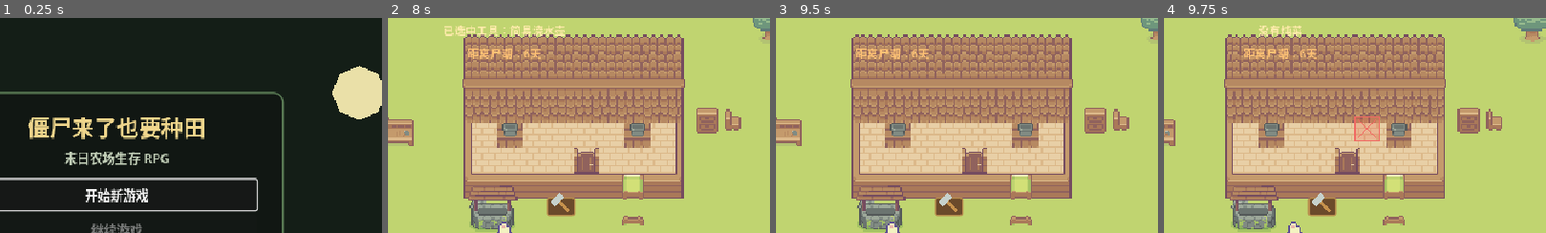
Above: before the commit, frames 1-4 (left to right).
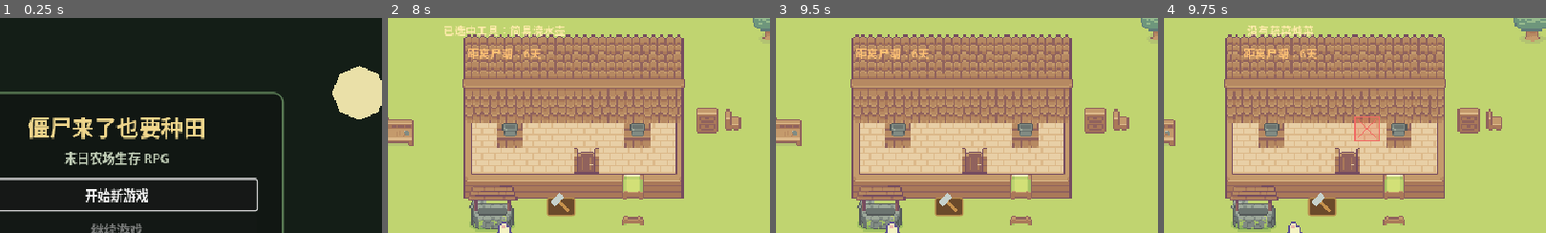
Above: after the commit, the same moments.

Repository: fanfanhappy/zombie-farm-survival
Game: Godot game, scene res://scenes/ui/main_menu.tscn
Same seed, same stepped clock (60 frames per second), same inputs: the game is played once before the commit and once after it.
Inputs (mouse positions are % of the whole screen's width and height, from its top left):
- Up to frame 1 (0.25 s): no input
- Up to frame 2 (8 s): click "开始新游戏" at 0.5 s; move the mouse to (72, 45) at 1.27 s; hold D (move_right) 1.28-2 s; hold R (use_bandage) 1.28-2 s; click (72, 45) at 1.42 s; drag from (30, 55) to (45, 70) at 2.02 s; click "×1" at 2.75 s; click "×1" at 3.5 s; click "×1" at 4.25 s; click "×1" at 5 s; click "×0" at 5.75 s; click "×0" at 6.5 s; click "×0" at 7.25 s
- Up to frame 3 (9.5 s): click "×0" at 8 s; click "×0" at 8.75 s
- Up to frame 4 (9.75 s): move the mouse to (60, 28) at 9.52 s; hold D (move_right) from 9.53 s (still down); hold F (eat_food) from 9.53 s (still down)
The pictures show only the part of the screen within x 35-85%, y 2-52%; the shares and areas given below are measured in that part.

Frames 1-3 are identical in both runs. In frame 4, 0.3% of the frame differs, in the area x 21-39%, y 3-9%.

Commit message:
拆分物品使用系统并资源化消耗效果

Diff:
--- a/resources/items/definitions/bandage.tres
+++ b/resources/items/definitions/bandage.tres
@@ -2,10 +2,16 @@
 
 [ext_resource type="Script" uid="uid://rwmy0edlk2yl" path="res://scripts/data/item_definition.gd" id="1_script"]
 [ext_resource type="Texture2D" uid="uid://bw51huis7ikkc" path="res://assets/art/ui/icons/item_general_icons.png" id="2_atlas"]
+[ext_resource type="Script" path="res://scripts/data/consumable_effect_definition.gd" id="3_effect"]
 
 [sub_resource type="AtlasTexture" id="AtlasTexture_icon"]
 atlas = ExtResource("2_atlas")
 region = Rect2(48, 32, 16, 16)
+
+[sub_resource type="Resource" id="ConsumableEffect"]
+script = ExtResource("3_effect")
+health_restore = 35.0
+use_message = "使用绷带，恢复35点生命"
 
 [resource]
 script = ExtResource("1_script")
@@ -17,3 +23,4 @@
 stack_limit = 20
 usable = true
 sort_order = 50
+consumable_effect = SubResource("ConsumableEffect")
--- a/resources/items/definitions/meal.tres
+++ b/resources/items/definitions/meal.tres
@@ -2,10 +2,19 @@
 
 [ext_resource type="Script" uid="uid://rwmy0edlk2yl" path="res://scripts/data/item_definition.gd" id="1_script"]
 [ext_resource type="Texture2D" uid="uid://coqcjmov4ismd" path="res://assets/art/ui/icons/item_food_icons.png" id="2_atlas"]
+[ext_resource type="Script" path="res://scripts/data/consumable_effect_definition.gd" id="3_effect"]
 
 [sub_resource type="AtlasTexture" id="AtlasTexture_icon"]
 atlas = ExtResource("2_atlas")
 region = Rect2(16, 0, 16, 16)
+
+[sub_resource type="Resource" id="ConsumableEffect"]
+script = ExtResource("3_effect")
+health_restore = 20.0
+stamina_restore = 45.0
+hunger_restore = 60.0
+well_fed_duration = 60.0
+use_message = "吃下炖菜：饥饿+60，60秒内攻击+20%、体力恢复+35%"
 
 [resource]
 script = ExtResource("1_script")
@@ -17,3 +26,4 @@
 stack_limit = 10
 usable = true
 sort_order = 51
+consumable_effect = SubResource("ConsumableEffect")
--- a/resources/items/definitions/potato.tres
+++ b/resources/items/definitions/potato.tres
@@ -2,10 +2,16 @@
 
 [ext_resource type="Script" uid="uid://rwmy0edlk2yl" path="res://scripts/data/item_definition.gd" id="1_script"]
 [ext_resource type="Texture2D" uid="uid://sn3rpsmtu58l" path="res://assets/art/ui/icons/item_farming_icons.png" id="2_atlas"]
+[ext_resource type="Script" path="res://scripts/data/consumable_effect_definition.gd" id="3_effect"]
 
 [sub_resource type="AtlasTexture" id="AtlasTexture_icon"]
 atlas = ExtResource("2_atlas")
 region = Rect2(16, 48, 16, 16)
+
+[sub_resource type="Resource" id="ConsumableEffect"]
+script = ExtResource("3_effect")
+hunger_restore = 18.0
+use_message = "吃下土豆，恢复18点饥饿"
 
 [resource]
 script = ExtResource("1_script")
@@ -17,3 +23,4 @@
 stack_limit = 50
 usable = true
 sort_order = 30
+consumable_effect = SubResource("ConsumableEffect")
--- a/scripts/core/game_controller.gd
+++ b/scripts/core/game_controller.gd
@@ -57,6 +57,7 @@
 var watering_can_water := WATERING_CAN_CAPACITY
 var persistence := GamePersistence.new()
 var targeting := WorldTargetingService.new()
+var item_use_system := ItemUseSystem.new()
 
 
 func _ready() -> void:
@@ -501,29 +502,19 @@
 
 
 func apply_recipe_effect(effect: Dictionary) -> void:
-	if effect.has("equip_weapon"):
-		var item_id := str(effect["equip_weapon"])
-		var item_data := inventory.get_item_data(item_id)
-		player.equip_weapon(item_id, item_data.get("name", item_id), float(effect.get("attack_damage", item_data.get("attack_damage", 25.0))))
+	item_use_system.apply_recipe_effect(self, effect)
 
 
 func _use_bandage() -> void:
-	if player.health >= player.max_health: show_message("生命值已经满了"); return
-	if not spend_resource("bandage", 1): show_message("没有绷带"); return
-	player.heal(35.0); show_message("使用绷带，恢复35点生命")
+	item_use_system.use_consumable(self, "bandage")
 
 
 func _eat_meal() -> void:
-	if not spend_resource("meal", 1): show_message("没有炖菜"); return
-	player.heal(20.0); player.restore_stamina(45.0); player.restore_hunger(60.0); player.apply_well_fed(60.0)
-	show_message("吃下炖菜：饥饿+60，60秒内攻击+20%、体力恢复+35%")
+	item_use_system.use_consumable(self, "meal")
 
 
 func _eat_potato() -> void:
-	if player.hunger >= player.max_hunger: show_message("现在还不饿"); return
-	if not spend_resource("potato", 1): show_message("没有土豆"); return
-	player.restore_hunger(18.0)
-	show_message("吃下土豆，恢复18点饥饿")
+	item_use_system.use_consumable(self, "potato")
 
 
 func save_game() -> void:
@@ -593,26 +584,7 @@
 
 
 func _on_inventory_item_use_requested(item_id: String) -> void:
-	var item_data := inventory.get_item_data(item_id)
-	if item_data.get("category", "") == "placeable":
-		if inventory_ui.is_backpack_open(): inventory_ui.close_backpack()
-		placement_system.begin_placement(item_id)
-	elif item_data.get("category", "") == "weapon":
-		player.equip_weapon(item_id, item_data.get("name", item_id), float(item_data.get("attack_damage", 25.0)))
-		show_message("已装备：%s" % item_data.get("name", item_id))
-	elif item_data.get("category", "") == "seed":
-		show_message("已选中：%s，靠近开垦后的农田按E播种" % item_data.get("name", item_id))
-	elif item_data.get("category", "") == "tool":
-		if get_selected_hotbar_item_id() == item_id:
-			show_message("已选中工具：%s" % item_data.get("name", item_id))
-		else:
-			show_message("请先把%s拖入快捷栏" % item_data.get("name", item_id))
-	else:
-		match item_id:
-			"bandage": _use_bandage()
-			"meal": _eat_meal()
-			"potato": _eat_potato()
-			_: show_message("这个物品目前不能直接使用")
+	item_use_system.handle_item_use(self, item_id)
 	inventory_ui.refresh()
 
 
--- /dev/null
+++ b/scripts/data/consumable_effect_definition.gd
@@ -0,0 +1,9 @@
+class_name ConsumableEffectDefinition
+extends Resource
+
+@export_range(0.0, 10000.0, 1.0) var health_restore := 0.0
+@export_range(0.0, 10000.0, 1.0) var stamina_restore := 0.0
+@export_range(0.0, 10000.0, 1.0) var hunger_restore := 0.0
+@export_range(0.0, 10000.0, 1.0) var thirst_restore := 0.0
+@export_range(0.0, 3600.0, 1.0) var well_fed_duration := 0.0
+@export_multiline var use_message := "物品已使用"
--- a/scripts/data/item_definition.gd
+++ b/scripts/data/item_definition.gd
@@ -18,6 +18,7 @@
 @export var placement_type: StringName
 @export var crop_id: StringName
 @export var attack_damage := 0.0
+@export var consumable_effect: ConsumableEffectDefinition
 
 
 func to_dictionary() -> Dictionary:
--- /dev/null
+++ b/scripts/systems/items/item_use_system.gd
@@ -0,0 +1,50 @@
+class_name ItemUseSystem
+extends RefCounted
+
+
+func handle_item_use(game: Node, item_id: String) -> void:
+	var item_data: Dictionary = game.inventory.get_item_data(item_id)
+	match str(item_data.get("category", "")):
+		"placeable":
+			if game.inventory_ui.is_backpack_open(): game.inventory_ui.close_backpack()
+			game.placement_system.begin_placement(item_id)
+		"weapon":
+			game.player.equip_weapon(item_id, item_data.get("name", item_id), float(item_data.get("attack_damage", 25.0)))
+			game.show_message("已装备：%s" % item_data.get("name", item_id))
+		"seed": game.show_message("已选中：%s，靠近开垦后的农田进行播种" % item_data.get("name", item_id))
+		"tool":
+			var message := "已选中工具：%s" if game.get_selected_hotbar_item_id() == item_id else "请先把%s拖入快捷栏"
+			game.show_message(message % item_data.get("name", item_id))
+		"consumable", "ingredient": use_consumable(game, item_id)
+		_: game.show_message("这个物品目前不能直接使用")
+
+
+func use_consumable(game: Node, item_id: String) -> bool:
+	var definition: ItemDefinition = game.inventory.item_database.get_definition(item_id)
+	var effect: ConsumableEffectDefinition = definition.consumable_effect if definition != null else null
+	if effect == null:
+		game.show_message("这个物品没有配置使用效果")
+		return false
+	if effect.health_restore > 0.0 and game.player.health >= game.player.max_health and effect.hunger_restore <= 0.0 and effect.stamina_restore <= 0.0:
+		game.show_message("生命值已经满了")
+		return false
+	if effect.hunger_restore > 0.0 and game.player.hunger >= game.player.max_hunger and effect.health_restore <= 0.0 and effect.stamina_restore <= 0.0:
+		game.show_message("现在还不饿")
+		return false
+	if not game.spend_resource(item_id, 1):
+		game.show_message("没有%s" % game.inventory.get_display_name(item_id))
+		return false
+	if effect.health_restore > 0.0: game.player.heal(effect.health_restore)
+	if effect.stamina_restore > 0.0: game.player.restore_stamina(effect.stamina_restore)
+	if effect.hunger_restore > 0.0: game.player.restore_hunger(effect.hunger_restore)
+	if effect.thirst_restore > 0.0: game.player.restore_thirst(effect.thirst_restore)
+	if effect.well_fed_duration > 0.0: game.player.apply_well_fed(effect.well_fed_duration)
+	game.show_message(effect.use_message)
+	return true
+
+
+func apply_recipe_effect(game: Node, effect: Dictionary) -> void:
+	if not effect.has("equip_weapon"): return
+	var item_id := str(effect["equip_weapon"])
+	var item_data: Dictionary = game.inventory.get_item_data(item_id)
+	game.player.equip_weapon(item_id, item_data.get("name", item_id), float(effect.get("attack_damage", item_data.get("attack_damage", 25.0))))
Not shown, added: scripts/data/consumable_effect_definition.gd.uid
Not shown, added: scripts/systems/items/item_use_system.gd.uid
